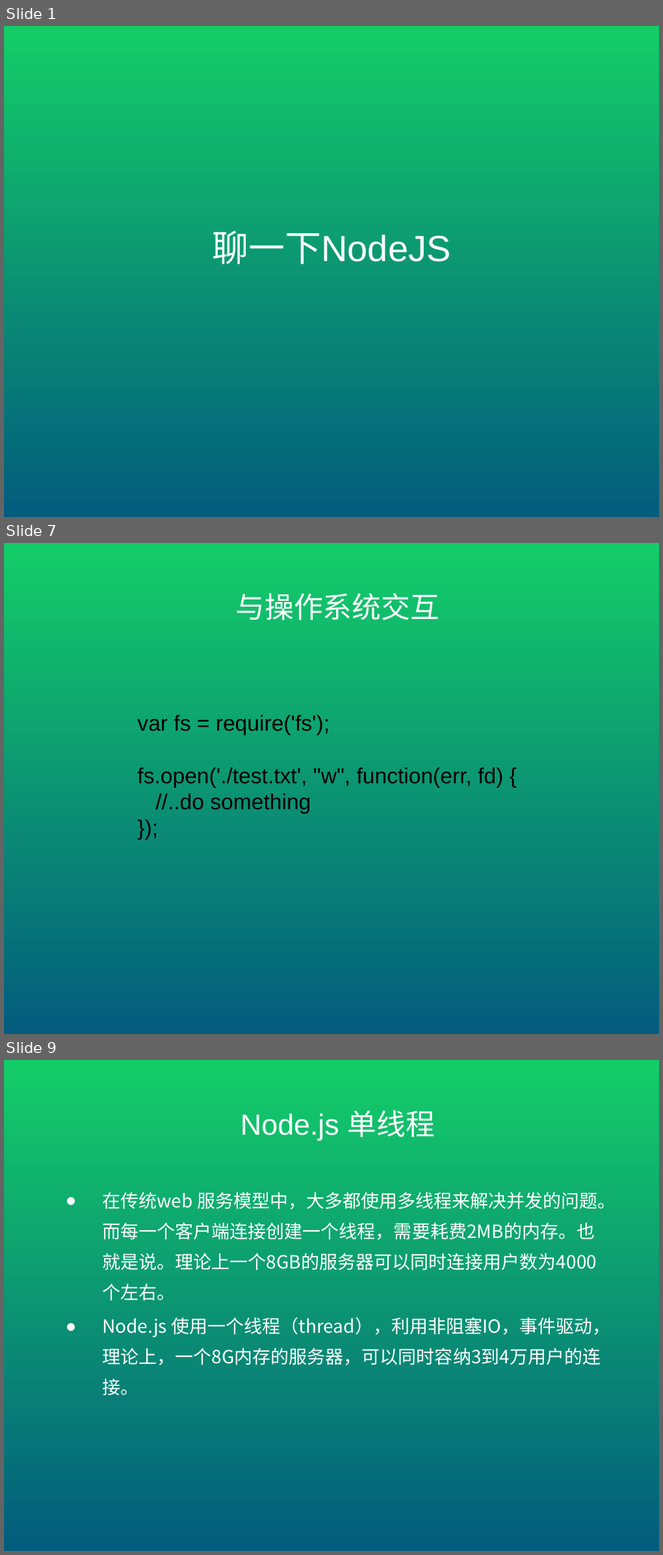
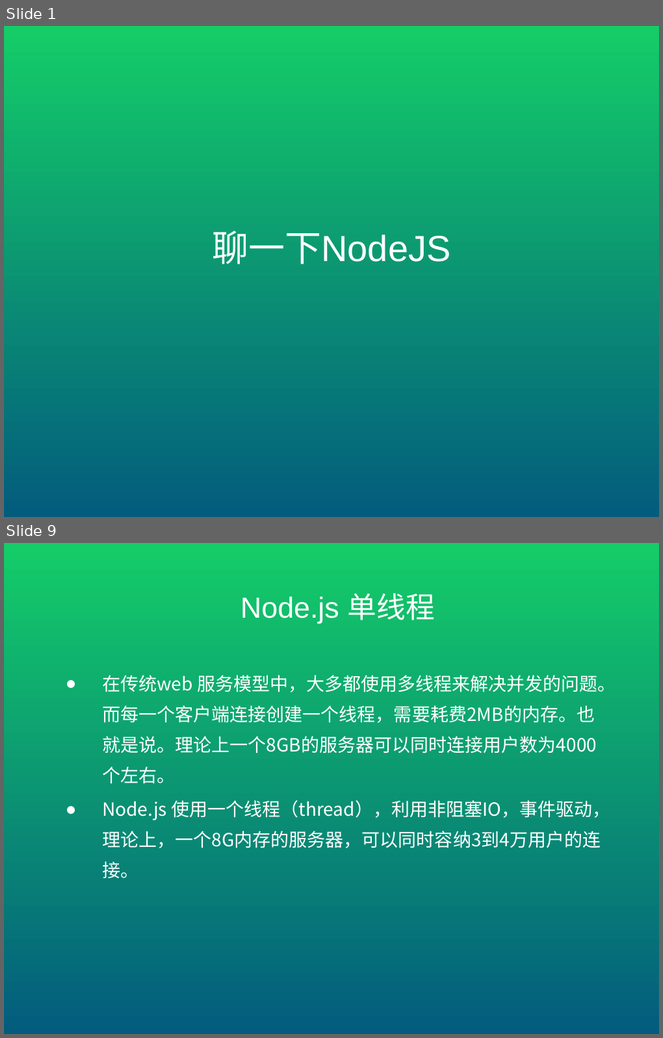
Before and after one commit to mopacha/course, a slide deck: ppt/聊一下NodeJS.pptx. Shown one above the other, each under a label of ours: slides 1, 7 and 9 before the commit, slides 1 and 9 after it; the slides between them are not shown. The pictures are 663x1555 and 663x1038 pixels, drawn with LibreOffice and Linux fonts; fonts in the diff are those of the drawing. Boxes give left, top, right and bottom in pixels: in the first picture for what was removed or moved away, otherwise in the second. Text is boxed around its words. In the diff, an @@ line names an element or a change of style, - is before the commit and + after.

```diff
--- a/ppt/聊一下NodeJS.pptx
+++ b/ppt/聊一下NodeJS.pptx
@@ slide 7 removed at box(4, 543, 659, 1034), background gradient #14CD68 to #035C7D @@
@@ title removed at box(236, 593, 440, 620) @@
-与操作系统交互
@@ text removed at box(137, 715, 503, 814) @@
-var fs = require('fs');
-fs.open('./test.txt', "w", function(err, fd) {
-//..do something
-});
```
Also in this commit, not shown: 6 slides changed, 3 slides added, 2 other slides removed, 1 other file.
